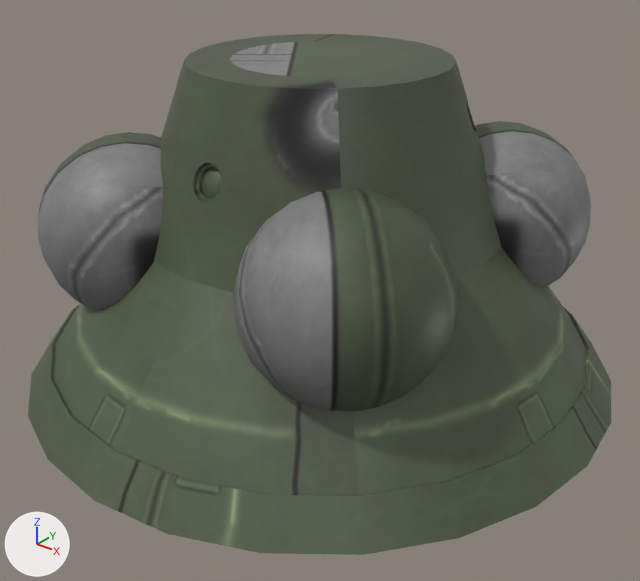
Two versions of the FBX model mek_mav/capsule.fbx, one commit apart.
Camera for both pictures: a 50 mm camera at (1.95, -2.44, 1.22) aimed at (0.08, -0.1, -0.24). The axes (+X, +Y, +Z) are drawn at lower left. The lights are the same throughout. Where no turn or scale is listed for an object, it has been applied to the vertices.
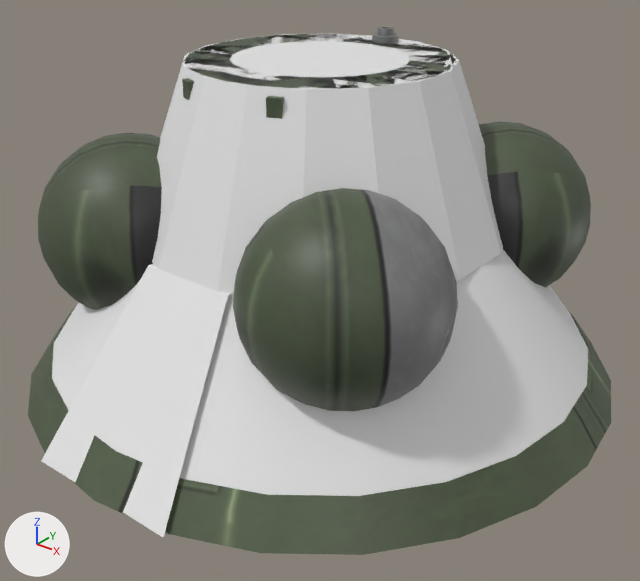
Where the newer file only moved an object's origin or applied its transform, the numbers keep the older frame.

Edits to the bpy script that builds the scene:
```text
Change me_mesh_003:
    used by ob_mesh; location = (0.0, 0.0, 0.0)
    remove me_mesh_003.from_pydata(...)  # 1563 vertices, 1449 faces; spans x -1.14..1.14, y -1.14..1.14, z -0.62..0.6
    add me_mesh_003.from_pydata(...)  # 1666 vertices, 1521 faces; spans x -1.14..1.14, y -1.14..1.14, z -0.62..0.65
    me_mesh_003 part 1: a new loose piece of 73 vertices spanning x -0.05..0.05, y 0.34..0.44, z 0.59..0.65, in mat_m (picture img_a1_psd)
    me_mesh_003 part 2: 2 vertices moved from x 0.0, y -0.6..-0.56, z 0.24..0.36 to x 0.0, y -0.63..-0.52, z 0.15..0.45; 193 vertices removed from x -0.06..0.49, y -0.6..0.58, z 0.23..0.48; 223 vertices added at x -0.63..0.63, y -0.61..0.63, z 0.15..0.58
    me_mesh_003 part 3: 768 kept faces spanning x -0.83..0.83, y -1.13..1.12, z -0.6..0.6 get new texture (UV) coordinates
Add me_cylinder:
    me_cylinder.from_pydata(...)  # a 16-sided cut cone along z (radius 0.701 at the low end, 0.478 at the high end) spanning x -0.688..0.688, y -0.688..0.688, z 0.0..0.6
Add me_body_001:
    me_body_001.from_pydata(...)  # 72 vertices, 48 faces; spans x -1.14..1.14, y -1.14..1.14, z -0.6..0.6
Add me_cylinder_001:
    me_cylinder_001.from_pydata([(0.261, -0.975, -0.6), (0.144, -0.538, 0.0), (-0.261, -0.975, -0.6), (-0.144, -0.538, 0.0), (0.301, -1.125, -0.6), (0.184, -0.688, 0.0), (-0.301, -1.125, -0.6), (-0.184, -0.688, 0.0)], [], [(4, 5, 7, 6), (2, 0, 4, 6), (1, 3, 7, 5), (3, 1, 0, 2)])
Add ob_c_1:
    ob_c_1 = bpy.data.objects.new('c_1', me_cylinder)
    ob_c_1.location = (0.0, 0.0, 0.0)
Add ob_normal_transfer:
    ob_normal_transfer = bpy.data.objects.new('normal_transfer', me_body_001)
    ob_normal_transfer.location = (0.0, 0.0, 0.0)
Add ob_c_2:
    ob_c_2 = bpy.data.objects.new('c_2', me_cylinder_001)
    ob_c_2.location = (0.0, 0.0, 0.0)
```

What differs and where, as boxes (x1, y1, x2, y2) in the pictures (640 x 581 px; the box of a moved part takes in the faces that stretch with it):
'mesh', reshaped: before (28, 34, 611, 555); after (28, 26, 611, 555)
'normal_transfer', added: after (52, 249, 588, 496)
'c_1', added: after (152, 33, 503, 294)
'c_2', added: after (41, 264, 231, 538)
part 1 of me_mesh_003, added: after (372, 26, 399, 44)
part 2 of me_mesh_003, moved or reshaped: before (155, 62, 482, 292); after (182, 78, 284, 119)
part 3 of me_mesh_003, surface changed: (38, 34, 591, 411) in both
